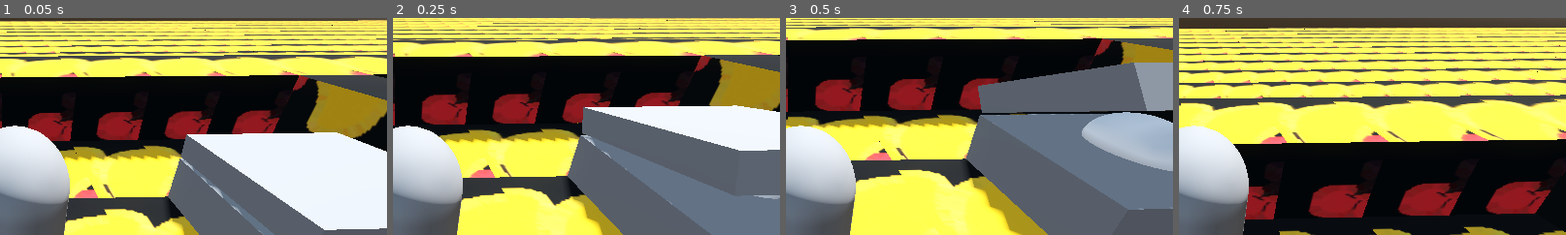
Above: before the commit, frames 1-4 (left to right).
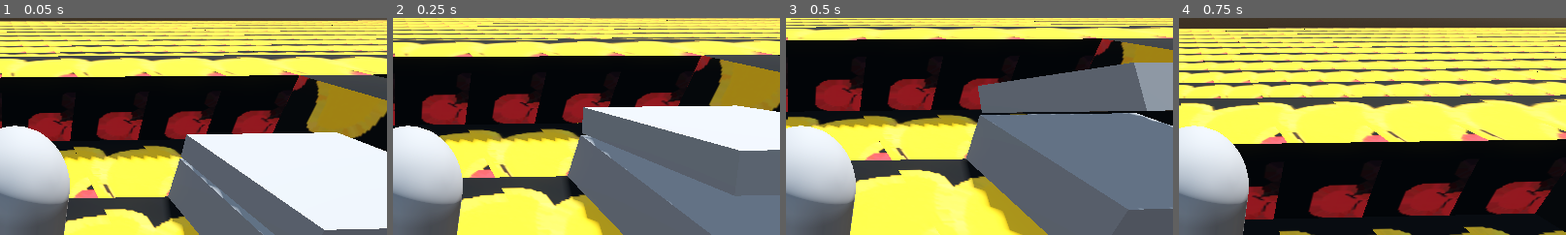
Above: after the commit, the same moments.

Repository: PHS-TSA/arch
Game: Godot game, scene res://scenes/main.tscn
Same seed, same stepped clock (60 frames per second), same inputs: the game is played once before the commit and once after it.
Inputs (mouse positions are % of the whole screen's width and height, from its top left):
- Up to frame 1 (0.05 s): no input
- Up to frame 2 (0.25 s): no input
- Up to frame 3 (0.5 s): no input
- Up to frame 4 (0.75 s): tap Enter (ui_accept) at 0.5 s; move the mouse to (55, 50) at 0.52 s; hold Up (ui_up) from 0.53 s (still down)
The pictures show only the part of the screen within x 50-100%, y 37-87%; the shares and areas given below are measured in that part.

Frame 1 is identical in both runs. In frame 2, less than 0.1% of the frame differs, in the area x 93-100%, y 81-84%; in frame 3, 4.5%, in the area x 76-100%, y 43-71%; in frame 4, nothing differs.

Commit message:
Fix Chest
See comments; fixed those.

Signed-off-by: Sam G. <104700099+hey-1m-sam@users.noreply.github.com>

Diff:
--- a/scenes/chest.gd
+++ b/scenes/chest.gd
@@ -1,13 +1,15 @@
 extends Area3D
 
+var _is_initialized: bool = false
+
+func _ready() -> void:
+	_is_initialized = true
+
 func _on_body_entered(body: Node3D) -> void:
-	if Time.get_ticks_msec() > 500: # idk why but this has to be there to work
+	if _is_initialized and body.is_in_group("player"):
 		print("chest")
 		$powerUp.visible = true
 		$powerUp/MeshInstance3D.visible = true
-	#var powerUpNew = $powerUp.duplicate()
-	#add_child(powerUpNew)
-	#powerUpNew.position += Vector3(5, 0, 0)
 
 
 func _on_power_up_body_entered(body: Node3D) -> void:
